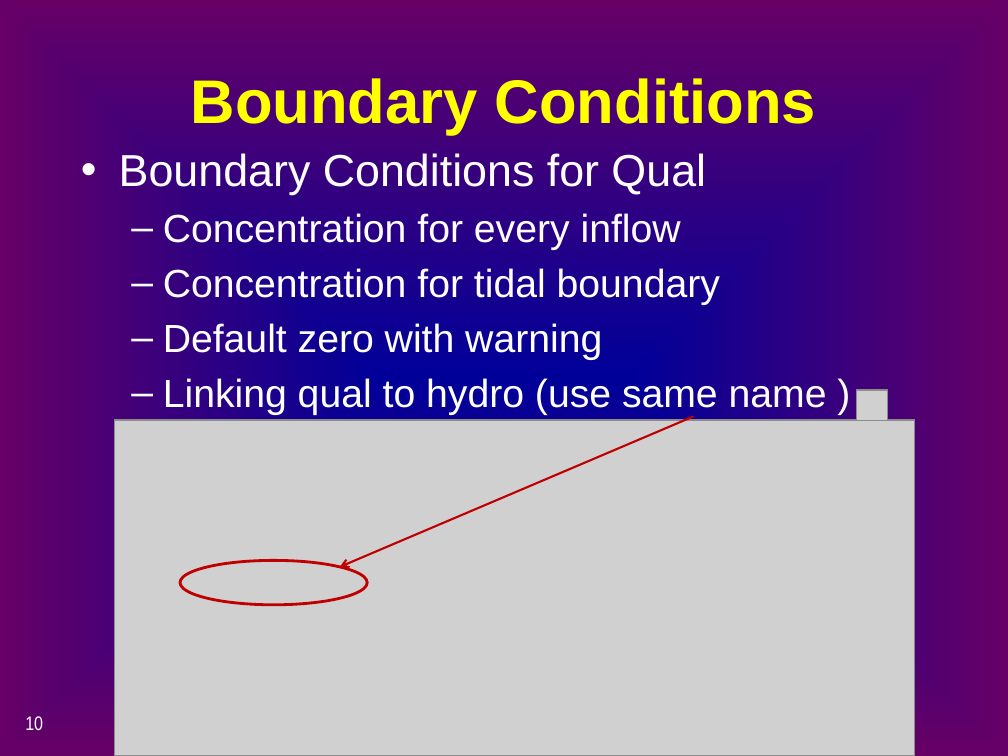
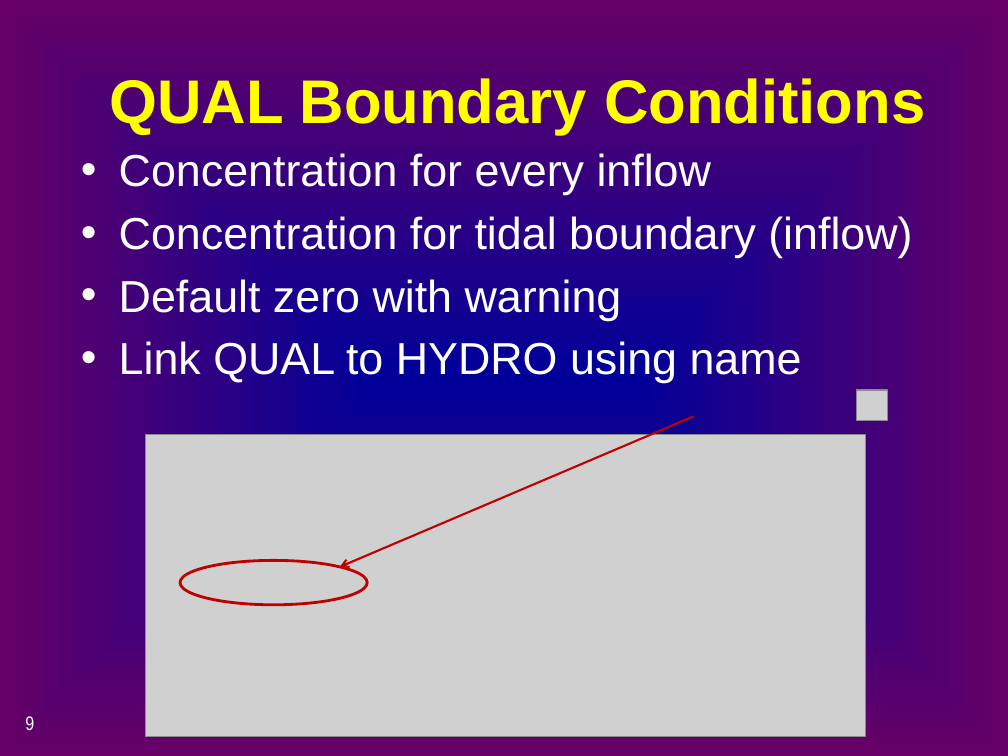
Before and after one commit to CADWRDeltaModeling/dsm2, a slide deck: slide 9 of dsm2/presentations/p4_simulation_data.pptx (slide 10 before the commit). Drawn at 1008x756 pixels with LibreOffice and Linux fonts; fonts in the diff are those of the drawing; grey boxes stand for pictures. Boxes give left, top, right and bottom in pixels: in the first picture for what was removed or moved away, otherwise in the second. Text is boxed around its words. In the diff, an @@ line names an element or a change of style, - is before the commit and + after.

```diff
--- a/dsm2/presentations/p4_simulation_data.pptx
+++ b/dsm2/presentations/p4_simulation_data.pptx
@@ title at [109, 78, 925, 135]: text changed @@
-Boundary Conditions
+QUAL Boundary Conditions
@@ text at [119, 153, 706, 195]: paragraph removed @@
-• Boundary Conditions for Qual
@@ text at [119, 153, 711, 321]: size 28 to 32 pt in "Concentration for every inflow", "Default zero with warning"; bullet – to •; list level 2 to 1 in "Concentration for every inflow"; list level 2 to 1 in "Default zero with warning" @@
@@ text at [119, 216, 912, 258]: text changed; size 28 to 32 pt @@
-  – Concentration for tidal boundary
+• Concentration for tidal boundary (inflow)
@@ text at [119, 341, 802, 383]: text changed; size 28 to 32 pt @@
-  – Linking qual to hydro (use same name )
+• Link QUAL to HYDRO using name
@@ picture: place and size @@
-picture at [115, 420, 915, 756]
+picture at [145, 434, 865, 737]
@@ page number at [25, 716, 34, 731]: text changed @@
-10
+9
```
Also in this commit, not shown: 14 other slides changed, 4 slides added, 4 slides removed, 2 other files.
